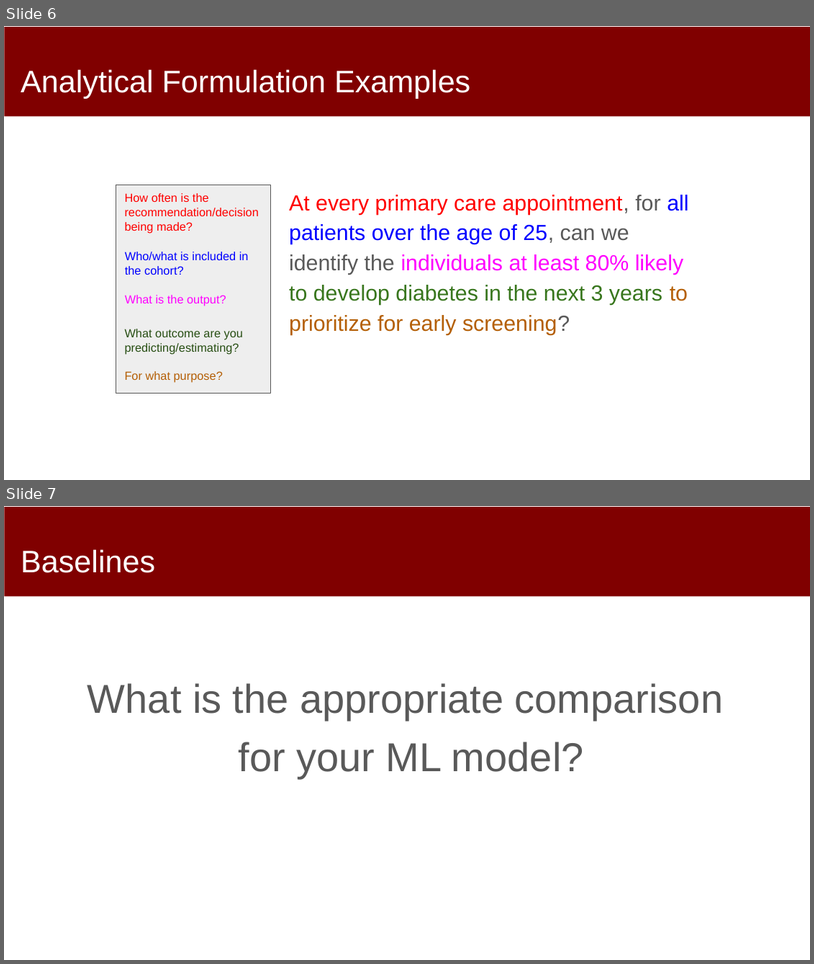
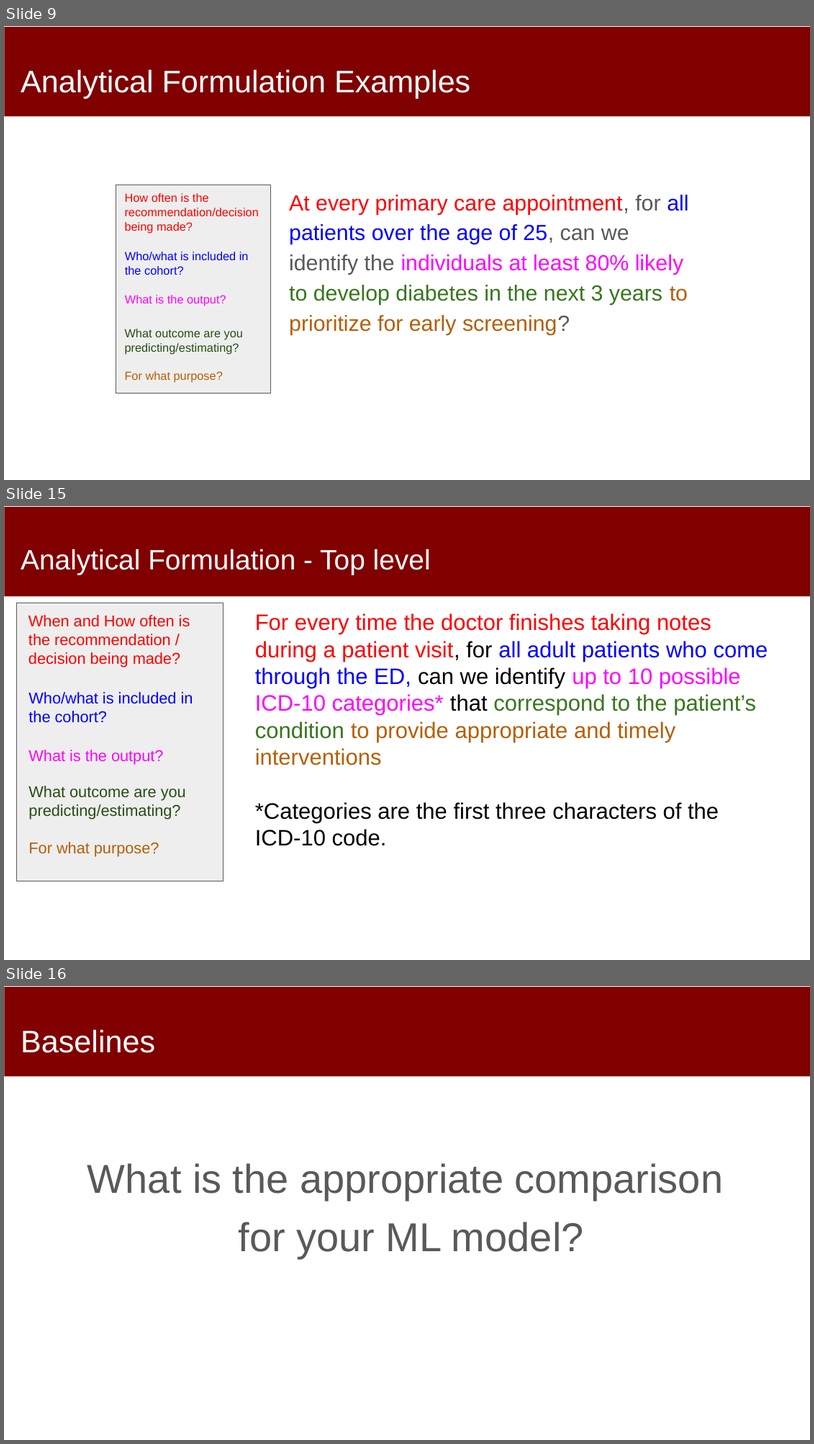
Before and after one commit to dssg/mlforpublicpolicylab, a slide deck: Lectures/09-Machine-Learning-Pipelines.pptx. Shown one above the other, each under a label of ours: slides 6 and 7 before the commit, slides 9, 15 and 16 after it; the slides between them are not shown. The pictures are 814x964 and 814x1444 pixels, drawn with LibreOffice and Linux fonts; fonts in the diff are those of the drawing. Boxes give left, top, right and bottom in pixels: in the first picture for what was removed or moved away, otherwise in the second. Text is boxed around its words. In the diff, an @@ line names an element or a change of style, - is before the commit and + after.

```diff
--- a/Lectures/09-Machine-Learning-Pipelines.pptx
+++ b/Lectures/09-Machine-Learning-Pipelines.pptx
@@ slide 15 added at [4,506,810,960], background #FFFFFF; not listed: 1 template element that a slide beside it also shows @@
@@ title added at [21,549,431,574], 33.3 pt, text #FFFFFF @@
+Analytical Formulation - Top level
@@ rectangle added at [17,602,224,881], fill #EEEEEE, outline #595959 0.75 pt @@
@@ text added at [255,613,769,846], 26.7 pt, text #000000 @@
+For every time the doctor finishes taking notes during a patient visit, for all adult patients who come through the ED, can we identify up to 10 possible ICD-10 categories* that correspond to the patient’s condition to provide appropriate and timely interventions
+*Categories are the first three characters of the ICD-10 code.
@@ group added at [28,615,193,857]: 4 texts @@
+When and How often is the recommendation / decision being made?
+Who/what is included in the cohort?
+What is the output?
+What outcome are you predicting/estimating?
+For what purpose?
@@ what was slide 6 is now slide 9 @@
@@ what was slide 7 is now slide 16 @@
```
Also in this commit, not shown: 4 slides changed, 9 other slides added, 1 slide removed.
